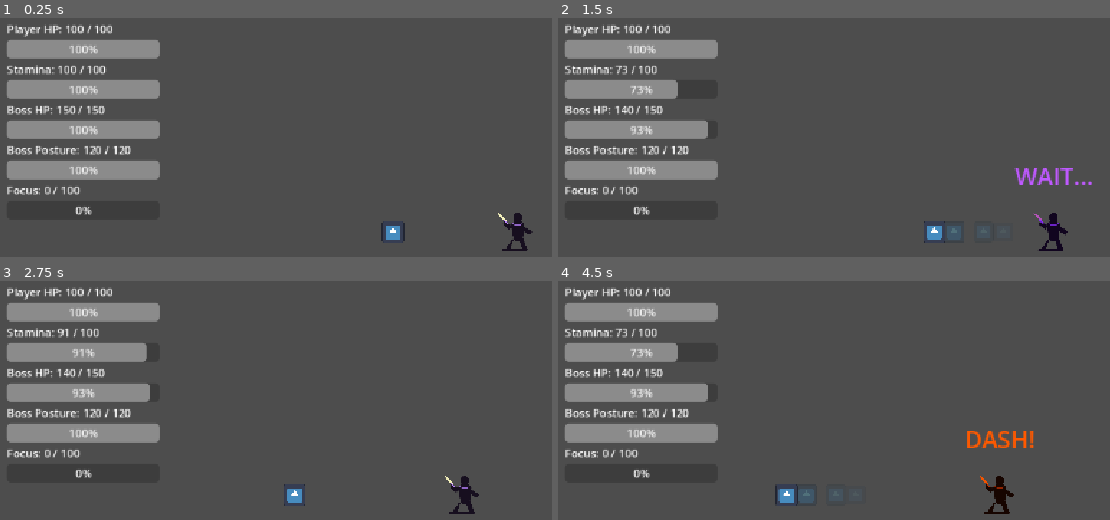
Above: before the commit, frames 1-4 (two rows, left to right).
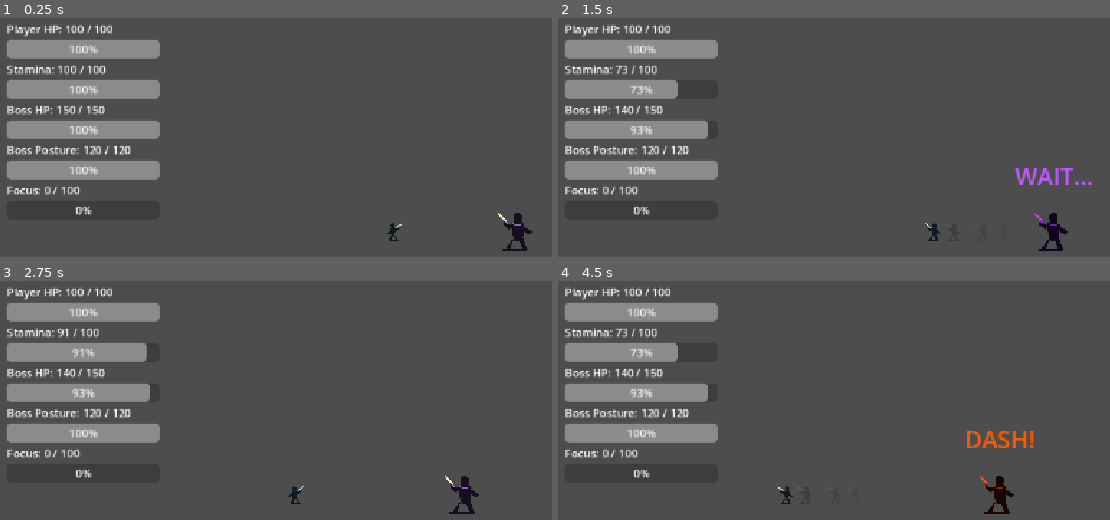
Above: after the commit, the same moments.

Repository: shanwinder/lastblade
Game: Godot game, scene res://scenes/main/BossBrokenMaster.tscn
The game is run twice, just before and just after one commit, with the same random seed, the same clock (stepped at 60 frames per second) and the same inputs. This scene is started directly instead of the project's main scene. The engine's default icon, where the game draws it, is replaced by a stand-in: a white triangle on a blue panel in a dark square.
Inputs:
- Up to frame 1 (0.25 s): no input
- Up to frame 2 (1.5 s): hold Right (ui_right) 0.53-1.28 s; tap A (attack) at 0.6 s; hold Left (ui_left) from 1.28 s (still down); tap S (dash) at 1.35 s
- Up to frame 3 (2.75 s): release Left (ui_left) at 2.03 s; hold Right (ui_right) from 2.03 s (still down); tap D (parry) at 2.1 s
- Up to frame 4 (4.5 s): tap R at 2.85 s; release Right (ui_right) at 3.53 s; hold Left (ui_left) from 3.53 s (still down); tap A (attack) at 3.6 s; tap S (dash) at 4.35 s

The runs differ from the first frame. In frame 1, 0.2% of the frame differs, in the area x 69-74%, y 84-95%; in frame 2, 0.3%; in frame 3, 0.2%; in frame 4, 0.4%, in the area x 39-51%, y 84-95%.

Commit message:
feat: use player silhouette in main scene

Diff:
--- a/last-blade-trial/scenes/main/BossBrokenMaster.tscn
+++ b/last-blade-trial/scenes/main/BossBrokenMaster.tscn
@@ -1,11 +1,11 @@
-[gd_scene format=3 uid="uid://7i1h2iabnsg4"]
+[gd_scene format=3]
 
-[ext_resource type="Script" uid="uid://dtpt6yeinedsj" path="res://arena_manager.gd" id="1_tedvd"]
-[ext_resource type="Script" uid="uid://bgn1t6o38flks" path="res://player.gd" id="2_mknfb"]
-[ext_resource type="Texture2D" uid="uid://7jrmvjfqe2ag" path="res://icon.svg" id="3_5ds0b"]
-[ext_resource type="PackedScene" uid="uid://cjj8b0p4bdtye" path="res://scenes/bosses/BossBrokenMaster.tscn" id="4_tedvd"]
-[ext_resource type="Script" uid="uid://ctwdm7k5ww2c0" path="res://HUD.gd" id="5_7w3th"]
-[ext_resource type="Script" uid="uid://bfcpuai2nb0xm" path="res://game_camera.gd" id="6_jpax5"]
+[ext_resource type="Script" path="res://arena_manager.gd" id="1_tedvd"]
+[ext_resource type="Script" path="res://player.gd" id="2_mknfb"]
+[ext_resource type="Texture2D" path="res://assets/sprites/player_silhouette.svg" id="3_5ds0b"]
+[ext_resource type="PackedScene" path="res://scenes/bosses/BossBrokenMaster.tscn" id="4_tedvd"]
+[ext_resource type="Script" path="res://HUD.gd" id="5_7w3th"]
+[ext_resource type="Script" path="res://game_camera.gd" id="6_jpax5"]
 
 [sub_resource type="RectangleShape2D" id="RectangleShape2D_nha0i"]
 size = Vector2(32, 32)
@@ -16,88 +16,88 @@
 [sub_resource type="RectangleShape2D" id="RectangleShape2D_32k8f"]
 size = Vector2(70, 70)
 
-[node name="Main" type="Node2D" unique_id=2023704259]
+[node name="Main" type="Node2D"]
 
-[node name="ArenaManager" type="Node" parent="." unique_id=877919969]
+[node name="ArenaManager" type="Node" parent="."]
 script = ExtResource("1_tedvd")
 
-[node name="Player" type="CharacterBody2D" parent="." unique_id=1479619094]
+[node name="Player" type="CharacterBody2D" parent="."]
 position = Vector2(576, 324)
 script = ExtResource("2_mknfb")
 
-[node name="Sprite2D" type="Sprite2D" parent="Player" unique_id=322533980]
+[node name="Sprite2D" type="Sprite2D" parent="Player"]
 scale = Vector2(0.25, 0.25)
 texture = ExtResource("3_5ds0b")
 
-[node name="CollisionShape2D" type="CollisionShape2D" parent="Player" unique_id=1510513533]
+[node name="CollisionShape2D" type="CollisionShape2D" parent="Player"]
 shape = SubResource("RectangleShape2D_nha0i")
 
-[node name="AttackHitbox" type="Area2D" parent="Player" unique_id=935621437]
+[node name="AttackHitbox" type="Area2D" parent="Player"]
 position = Vector2(55, 0)
 
-[node name="CollisionShape2D" type="CollisionShape2D" parent="Player/AttackHitbox" unique_id=1980833262]
+[node name="CollisionShape2D" type="CollisionShape2D" parent="Player/AttackHitbox"]
 shape = SubResource("RectangleShape2D_u4lie")
 disabled = true
 
-[node name="Hurtbox" type="Area2D" parent="Player" unique_id=479939176]
+[node name="Hurtbox" type="Area2D" parent="Player"]
 
-[node name="CollisionShape2D" type="CollisionShape2D" parent="Player/Hurtbox" unique_id=749896351]
+[node name="CollisionShape2D" type="CollisionShape2D" parent="Player/Hurtbox"]
 shape = SubResource("RectangleShape2D_32k8f")
 
-[node name="BossBrokenMaster" parent="." unique_id=631216959 instance=ExtResource("4_tedvd")]
+[node name="BossBrokenMaster" parent="." instance=ExtResource("4_tedvd")]
 position = Vector2(780, 324)
 
-[node name="HUD" type="CanvasLayer" parent="." unique_id=1436178556]
+[node name="HUD" type="CanvasLayer" parent="."]
 script = ExtResource("5_7w3th")
 
-[node name="Control" type="Control" parent="HUD" unique_id=1109049797]
+[node name="Control" type="Control" parent="HUD"]
 layout_mode = 3
 anchors_preset = 0
 offset_right = 40.0
 offset_bottom = 40.0
 
-[node name="VBoxContainer" type="VBoxContainer" parent="HUD/Control" unique_id=2131567454]
+[node name="VBoxContainer" type="VBoxContainer" parent="HUD/Control"]
 layout_mode = 0
 offset_left = 20.0
 offset_top = 20.0
 offset_right = 240.0
 offset_bottom = 132.0
 
-[node name="HPLabel" type="Label" parent="HUD/Control/VBoxContainer" unique_id=988905118]
+[node name="HPLabel" type="Label" parent="HUD/Control/VBoxContainer"]
 layout_mode = 2
 
-[node name="HPBar" type="ProgressBar" parent="HUD/Control/VBoxContainer" unique_id=33474983]
+[node name="HPBar" type="ProgressBar" parent="HUD/Control/VBoxContainer"]
 custom_minimum_size = Vector2(220, 18)
 layout_mode = 2
 
-[node name="StaminaLabel" type="Label" parent="HUD/Control/VBoxContainer" unique_id=201452736]
+[node name="StaminaLabel" type="Label" parent="HUD/Control/VBoxContainer"]
 layout_mode = 2
 
-[node name="StaminaBar" type="ProgressBar" parent="HUD/Control/VBoxContainer" unique_id=1768925273]
+[node name="StaminaBar" type="ProgressBar" parent="HUD/Control/VBoxContainer"]
 custom_minimum_size = Vector2(220, 18)
 layout_mode = 2
 
-[node name="EnemyHPLabel" type="Label" parent="HUD/Control/VBoxContainer" unique_id=1926143112]
+[node name="EnemyHPLabel" type="Label" parent="HUD/Control/VBoxContainer"]
 layout_mode = 2
 
-[node name="EnemyHPBar" type="ProgressBar" parent="HUD/Control/VBoxContainer" unique_id=310632392]
+[node name="EnemyHPBar" type="ProgressBar" parent="HUD/Control/VBoxContainer"]
 custom_minimum_size = Vector2(220, 18)
 layout_mode = 2
 
-[node name="EnemyPostureLabel" type="Label" parent="HUD/Control/VBoxContainer" unique_id=528575630]
+[node name="EnemyPostureLabel" type="Label" parent="HUD/Control/VBoxContainer"]
 layout_mode = 2
 
-[node name="EnemyPostureBar" type="ProgressBar" parent="HUD/Control/VBoxContainer" unique_id=2068430457]
+[node name="EnemyPostureBar" type="ProgressBar" parent="HUD/Control/VBoxContainer"]
 custom_minimum_size = Vector2(220, 18)
 layout_mode = 2
 
-[node name="FocusLabel" type="Label" parent="HUD/Control/VBoxContainer" unique_id=1389652600]
+[node name="FocusLabel" type="Label" parent="HUD/Control/VBoxContainer"]
 layout_mode = 2
 
-[node name="FocusBar" type="ProgressBar" parent="HUD/Control/VBoxContainer" unique_id=668970317]
+[node name="FocusBar" type="ProgressBar" parent="HUD/Control/VBoxContainer"]
 layout_mode = 2
 
-[node name="GameResultLabel" type="Label" parent="HUD/Control" unique_id=1110389547]
+[node name="GameResultLabel" type="Label" parent="HUD/Control"]
 custom_minimum_size = Vector2(450, 120)
 layout_mode = 0
 offset_left = 360.0
@@ -105,6 +105,6 @@
 offset_right = 400.0
 offset_bottom = 253.0
 
-[node name="GameCamera" type="Camera2D" parent="." unique_id=532290581]
+[node name="GameCamera" type="Camera2D" parent="."]
 position = Vector2(576, 324)
 script = ExtResource("6_jpax5")
